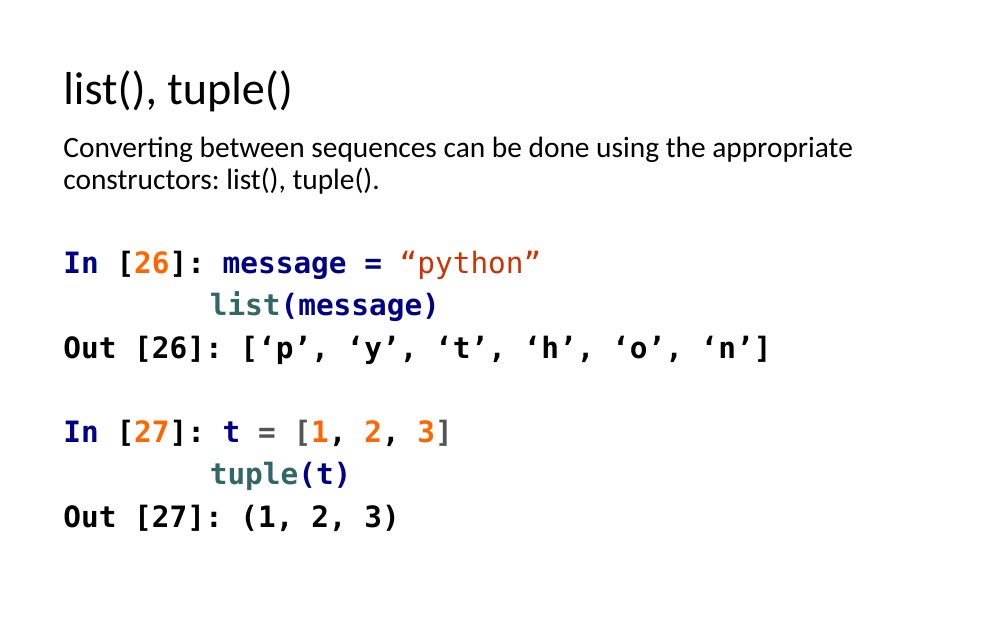
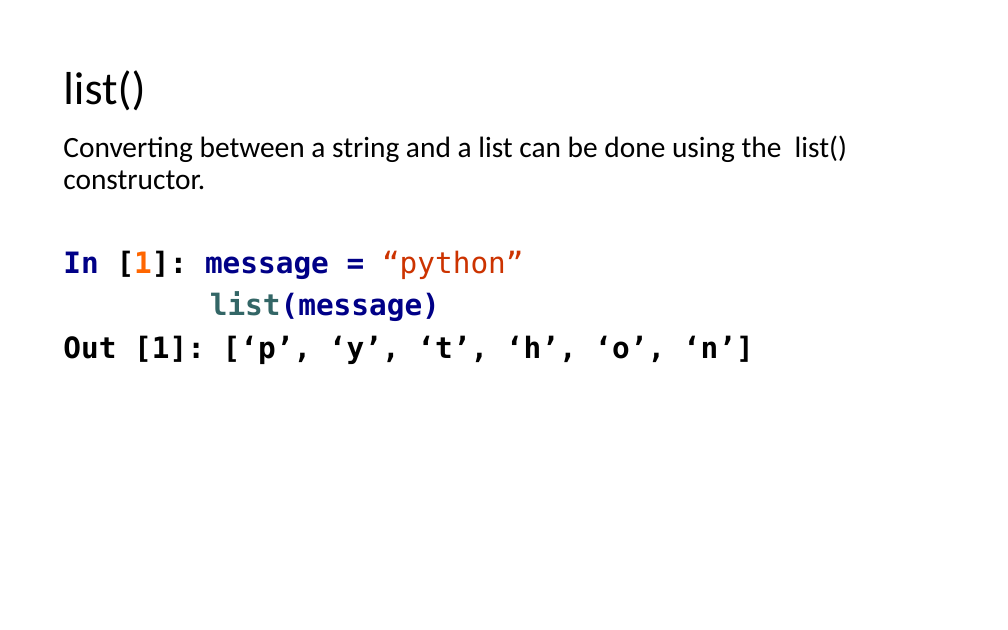
Before and after one commit to LongBaoNguyen/longbaonguyen.github.io, a slide deck: slide 15 of courses/apcsp/lect6.pptx (slide 19 before the commit). Drawn at 1008x630 pixels with LibreOffice and Linux fonts; fonts in the diff are those of the drawing. Boxes give left, top, right and bottom in pixels: in the first picture for what was removed or moved away, otherwise in the second. Text is boxed around its words. In the diff, an @@ line names an element or a change of style, - is before the commit and + after.

```diff
--- a/courses/apcsp/lect6.pptx
+++ b/courses/apcsp/lect6.pptx
@@ title at box(63, 70, 145, 110): text changed @@
-list(), tuple()
+list()
@@ text at box(63, 135, 847, 279): text changed @@
-Converting between sequences can be done using the appropriate constructors: list(), tuple().
-In [26]: message = “python”
+Converting between a string and a list can be done using the list() constructor.
+In [1]: message = “python”
@@ text at box(63, 335, 754, 364): text changed @@
-Out [26]: [‘p’, ‘y’, ‘t’, ‘h’, ‘o’, ‘n’]
-In [27]: t = [1, 2, 3]
-tuple(t)
-Out [27]: (1, 2, 3)
+Out [1]: [‘p’, ‘y’, ‘t’, ‘h’, ‘o’, ‘n’]
```
Also in this commit, not shown: 19 other slides changed, 2 slides added, 5 slides removed, 2 other files.
